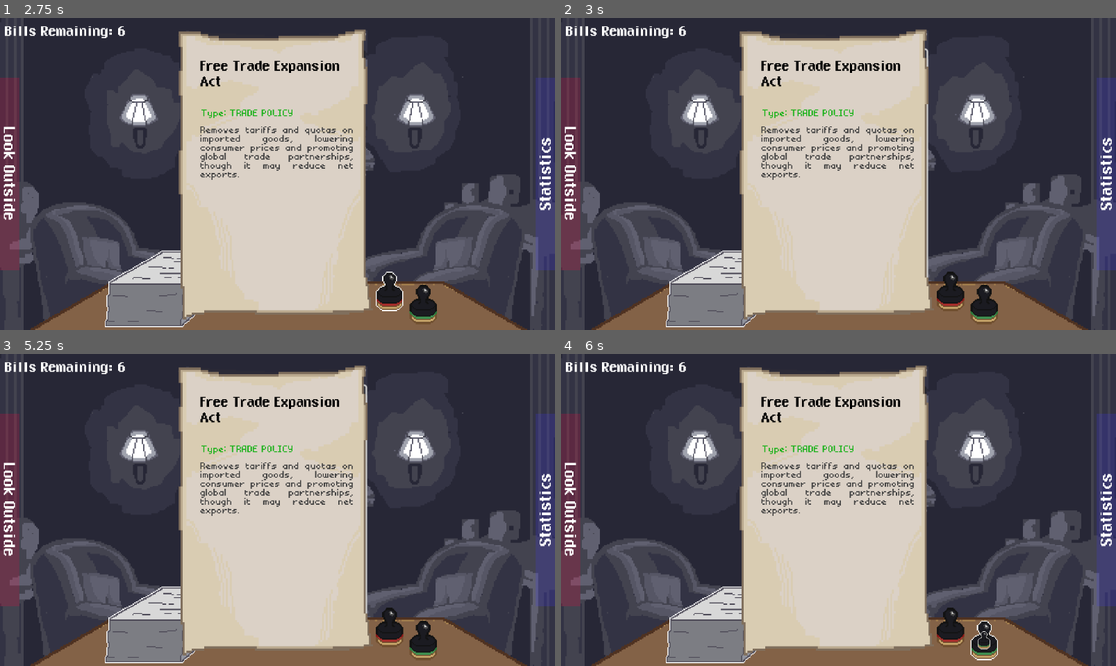
Above: before the commit, frames 1-4 (two rows, left to right).
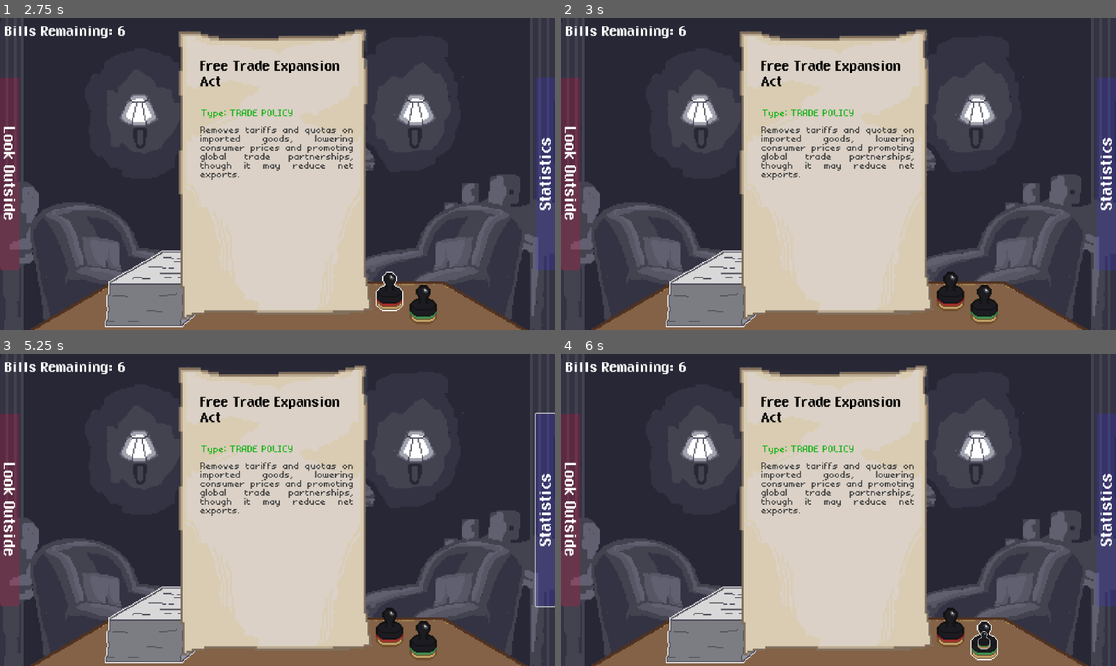
Above: after the commit, the same moments.

Repository: thefirstmine/policies-please
Game: Godot game, scene res://scenes/main_game.tscn
The game is run twice, just before and just after one commit, with the same random seed, the same clock (stepped at 60 frames per second) and the same inputs. Sound files missing from this copy of the repository are replaced by a short silence.
Inputs (mouse positions are in pixels of both pictures, inside the frame that each line leads up to):
- Up to frame 1 (2.75 s): click (166, 289) at 0.5 s; click (421, 301) at 1.25 s; click (388, 289) at 2 s
- Up to frame 2 (3 s): click "Free Trade Expansion Act" at 2.75 s
- Up to frame 3 (5.25 s): click "Look Outside" at 3.5 s; click "Statistics" at 4.25 s; click (166, 625) at 5 s
- Up to frame 4 (6 s): click (982, 637) at 5.75 s

Frame 1 is identical in both runs. In frame 2, 0.2% of the frame differs, in the area x 65-67%, y 9-84%; in frame 3, 0.3%, in the area x 65-100%, y 9-84%; in frame 4, nothing differs.

Commit message:
Adjustments to Results Page to reflect positive and negative changes
i forgot to commit

Diff:
--- a/scenes/main_game.tscn
+++ b/scenes/main_game.tscn
@@ -12,6 +12,7 @@
 [ext_resource type="Script" uid="uid://cc5vv5ejr7pjb" path="res://scenes/move_right.gd" id="8_o6v7o"]
 [ext_resource type="PackedScene" uid="uid://33gtxv2npslv" path="res://scenes/year_results.tscn" id="9_2l77h"]
 [ext_resource type="Script" uid="uid://bkofxn3kwngpa" path="res://scenes/music.gd" id="11_5cypo"]
+[ext_resource type="Shader" uid="uid://cwgd766mrjks2" path="res://shaders/screen2.gdshader" id="13_wjob3"]
 
 [sub_resource type="Animation" id="Animation_5cypo"]
 length = 0.001
@@ -79,6 +80,11 @@
 [sub_resource type="StyleBoxFlat" id="StyleBoxFlat_5cypo"]
 bg_color = Color(0.239216, 0.211765, 1, 0.588235)
 
+[sub_resource type="ShaderMaterial" id="ShaderMaterial_8xp80"]
+shader = ExtResource("13_wjob3")
+shader_parameter/scanline_count = 50.0
+shader_parameter/scanline_speed = 1.0
+
 [sub_resource type="AudioStream" id="AudioStream_2l77h"]
 
 [sub_resource type="AudioStream" id="AudioStream_nqdth"]
@@ -221,6 +227,13 @@
 offset_bottom = 69.755
 mouse_filter = 2
 
+[node name="VHS" type="ColorRect" parent="Canvas"]
+visible = false
+material = SubResource("ShaderMaterial_8xp80")
+offset_right = 1151.0
+offset_bottom = 648.0
+color = Color(0, 0, 0, 1)
+
 [node name="SFX1" type="AudioStreamPlayer" parent="."]
 stream = SubResource("AudioStream_2l77h")
 volume_db = -15.0
--- a/scenes/passing_policies_screen.tscn
+++ b/scenes/passing_policies_screen.tscn
@@ -30,6 +30,7 @@
 grow_horizontal = 2
 grow_vertical = 2
 localize_numeral_system = false
+focus_mode = 0
 mouse_filter = 1
 
 [node name="PaperColor" type="TextureRect" parent="Paper"]
--- a/scenes/year_results.gd
+++ b/scenes/year_results.gd
@@ -15,7 +15,10 @@
 var oldEconomyData
 var newEconomyData
 var ChangedEconomyData
+var SFX
 func _ready():
+	SFX = $"../../SFX2"
+
 	SignalBus.connect("fiscalYearEnd", _onYearEnd)
 	SignalBus.connect("deliverEconomyData", _requestedEconomyData)
 	SignalBus.economyUpdated.connect(_on_economy_update)
@@ -49,37 +52,63 @@
 	print("Changed Economy Data:", ChangedEconomyData)
 	await get_tree().create_timer(.5).timeout
 	displayDataChanges()
+# List of positive and negative variables
+var positive_vars = ["GDP", "PopulationSatisfaction", "growthMultiplier", "agSupply", "netExports"]
+var negative_vars = ["unemployment", "govDebt", "inflation"]
+# Removed context-dependent logic
+
+# Determines color based on variable type and change
+func get_modulate_color(var_name: String, change: float) -> Color:
+	if positive_vars.has(var_name):
+		return Color.html("#42f575") if change > 0 else Color.html("#ff2b2b")
+	elif negative_vars.has(var_name):
+		return Color.html("#ff2b2b") if change > 0 else Color.html("#42f575")
+	else:
+		return Color.html("#42f575") if change > 0 else Color.html("#ff2b2b")
+
 func displayDataChanges():
 	var animation_duration = 0.5  # seconds
-	var frames = int(animation_duration / get_process_delta_time())  # how many frames we have
+	var frames = int(animation_duration / get_process_delta_time())
+	var increasing_pitch = 1
 	for i in range($Stats.get_child_count()):
 		var var_name = economicVariables[i]
+		SFX.stream = load("res://assets/Audio/counter.wav")
+
 		if ChangedEconomyData.has(var_name) and !(ChangedEconomyData[var_name] <= 0.01 and ChangedEconomyData[var_name] >= -0.01):
 			var target_value = ChangedEconomyData[var_name]
 			var current_value = 0.0
 			var use_percent = abs(target_value) < 1.0
 			var step = (target_value - current_value) / frames
+
 			for j in range(frames):
 				current_value += step
 				if j == frames - 1:
 					current_value = target_value
-				var sign_text
-				if current_value >= 0:
-					$Labels.get_child(i).modulate = Color.html("#42f575")
-					sign_text = "+"
-				else:
-					$Labels.get_child(i).modulate = Color.html("#ff2b2b")
-					sign_text = "-"
 
-				var display_value = ""
-				if use_percent:
-					display_value = str(abs(current_value * 100)).pad_decimals(1) + "%"
-				else:
-					display_value = str(round(abs(current_value)))
+				var sign_text = "+" if current_value >= 0 else "-"
+				var display_value = str(abs(current_value * 100)).pad_decimals(1) + "%" if use_percent else str(round(abs(current_value)))
+
+
+				# Get color and pitch
+				var color = get_modulate_color(var_name, target_value)
+				$Labels.get_child(i).modulate = color
 				$Stats.get_child(i).text = sign_text + display_value
+
+				if !SFX.playing:
+					if color == Color.html("#42f575"):
+						if SFX.pitch_scale <= 6:
+							SFX.pitch_scale = increasing_pitch
+							increasing_pitch += 0.04
+					else:
+						SFX.pitch_scale = 0.15
+					SFX.play()
+
 				await get_tree().process_frame
 		else:
-			await get_tree().create_timer(animation_duration/4).timeout
+			await get_tree().create_timer(animation_duration / 2).timeout
 			$Labels.get_child(i).modulate = Color.html("#4d4d4d")
 			$Stats.get_child(i).text = str(0)
-			await get_tree().create_timer(animation_duration/4).timeout
+			SFX.pitch_scale = 0.2
+			SFX.stream = load("res://assets/Audio/err.wav")
+			SFX.play()
+			await get_tree().create_timer(animation_duration / 2).timeout
--- a/scenes/year_results.tscn
+++ b/scenes/year_results.tscn
@@ -434,7 +434,6 @@
 text = "[Next]"
 
 [node name="VHS" type="ColorRect" parent="."]
-visible = false
 material = SubResource("ShaderMaterial_nute0")
 layout_mode = 0
 offset_right = 1151.0
--- a/shaders/screen2.gdshader
+++ b/shaders/screen2.gdshader
@@ -2,16 +2,16 @@
 shader_type canvas_item;
 
 uniform float scanline_count : hint_range(0, 1800) = 20.0;
-uniform float scanline_speed : hint_range(-10.0, 10.0) = .4;
+uniform float scanline_speed : hint_range(-10.0, 10.0) = .0;
 uniform sampler2D SCREEN_TEXTURE: hint_screen_texture, filter_linear_mipmap;
 
 vec2 uv_curve(vec2 uv)
 {
 	uv = (uv - 0.5) * 2.0;
 
-	// You can modify the numbers and try different values
-	uv.x *= 1.0 + pow(abs(uv.y) / 3.0, 2.8);
-	uv.y *= 1.0 + pow(abs(uv.x) / 3.0, 2.8);
+	//// You can modify the numbers and try different values
+	//uv.x *= 1.0 + pow(abs(uv.y) / 3.0, 3);
+	//uv.y *= 1.0 + pow(abs(uv.x) / 3.0, 3);
 
 	uv = (uv / 2.0) + 0.5;
 	return uv;
Not shown, added: assets/Audio/counter.wav.import
Not shown, added: assets/Audio/err.wav.import
Not shown: 1 places in scenes/main_game.tscn that only renumber resources
Not shown, added: assets/Audio/counter.wav
Not shown, added: assets/Audio/err.wav
